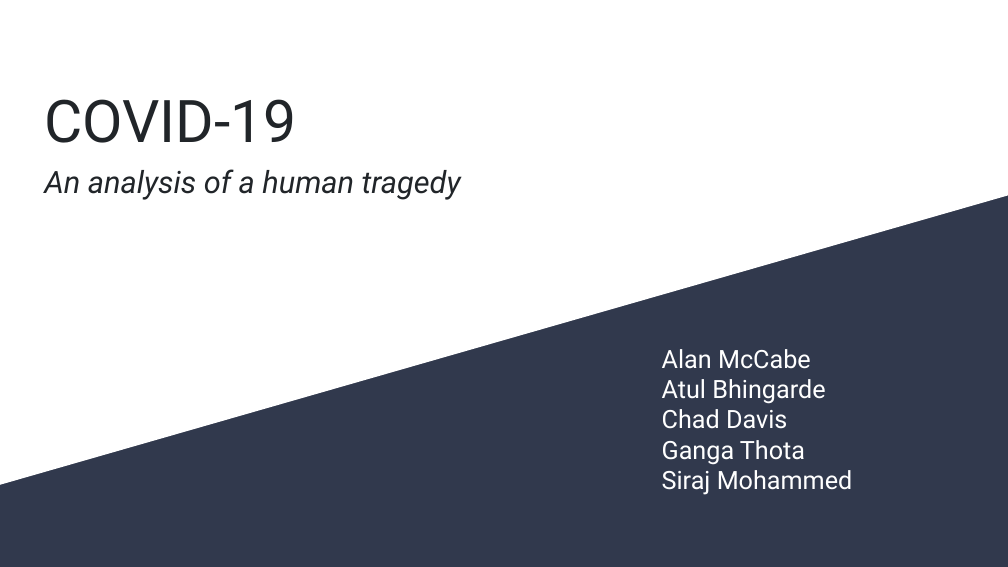
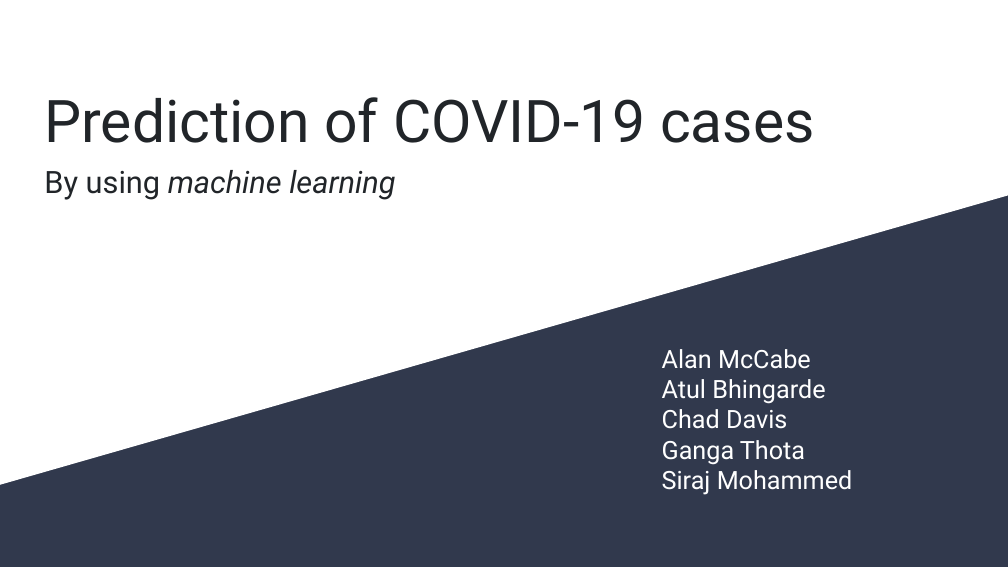
Before and after one commit to whiterabbit2020/final_project, a slide deck: slide 1 of COVID-19.pptx. Drawn at 1008x567 pixels with LibreOffice and Linux fonts; fonts in the diff are those of the drawing. Boxes give left, top, right and bottom in pixels: in the first picture for what was removed or moved away, otherwise in the second. Text is boxed around its words. In the diff, an @@ line names an element or a change of style, - is before the commit and + after.

```diff
--- a/COVID-19.pptx
+++ b/COVID-19.pptx
@@ title at (x1=44, y1=97, x2=815, y2=143): text changed @@
-COVID-19
+Prediction of COVID-19 cases
@@ subtitle at (x1=44, y1=170, x2=395, y2=200): text changed @@
-An analysis of a human tragedy
+By using machine learning
```
Also in this commit, not shown: 3 other slides changed, 2 other files.
